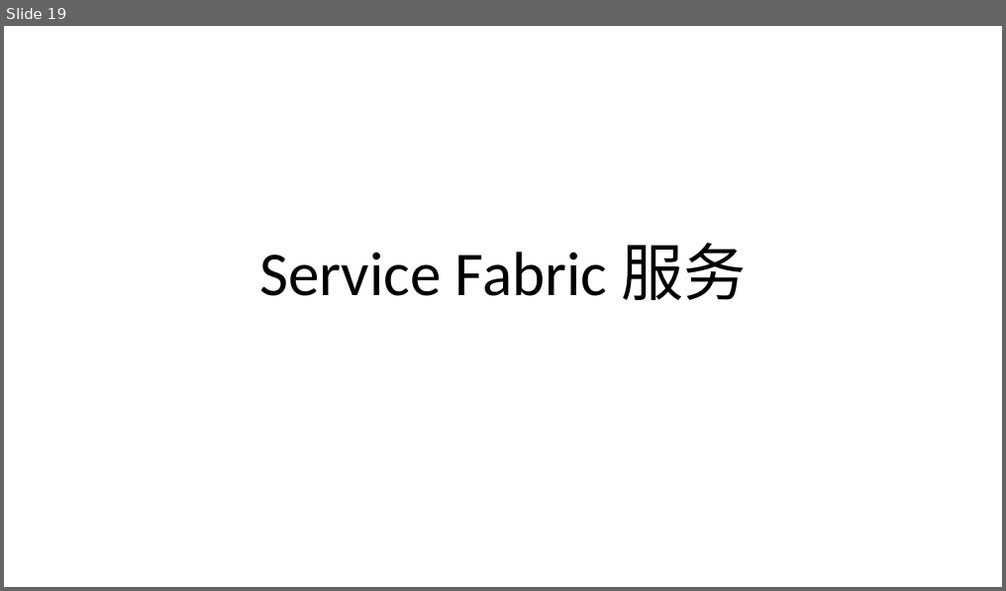
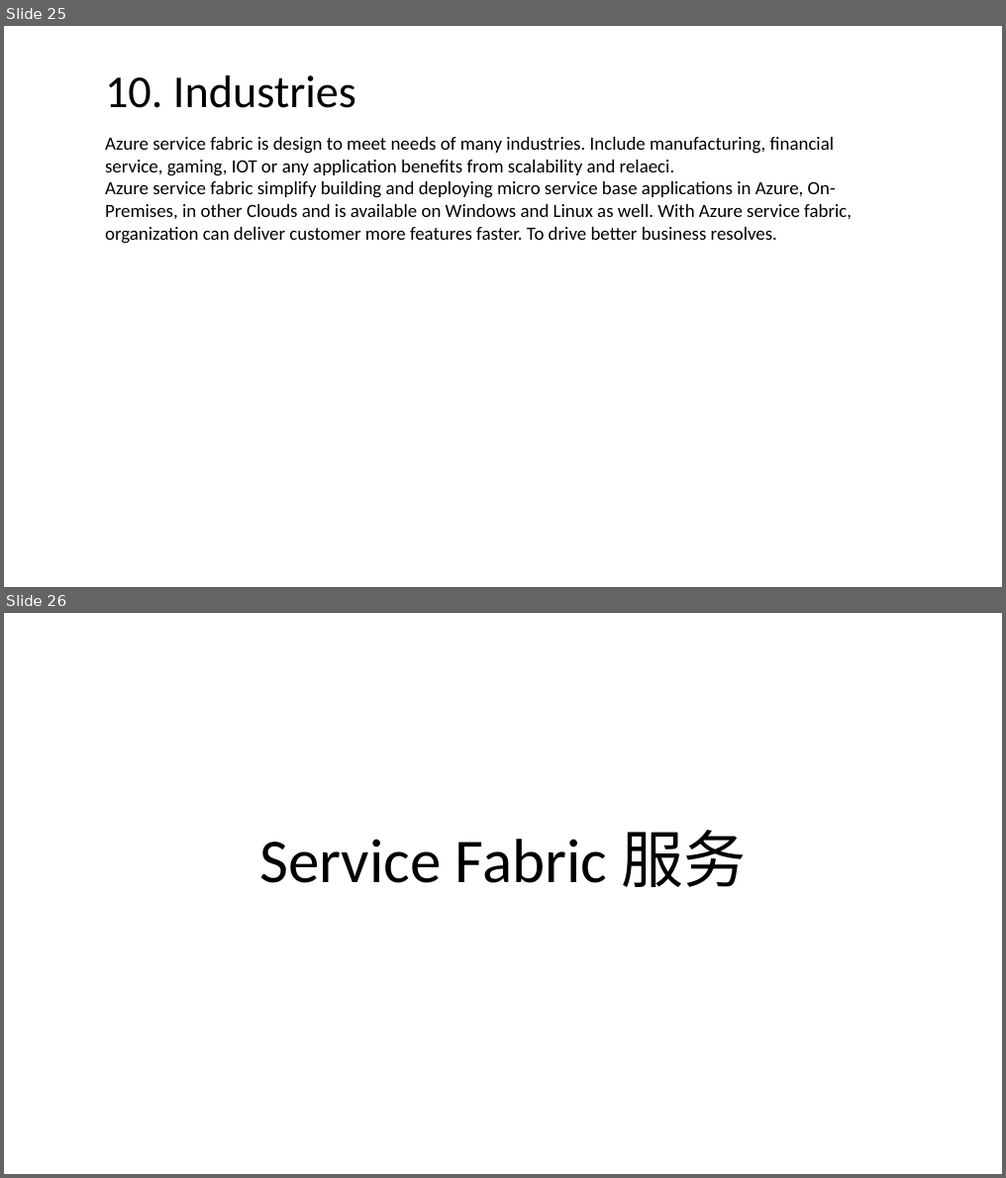
Before and after one commit to FredJiangFei/MyDocuments, a slide deck: 工作/Service Fabric/Service Fabric.pptx. Shown one above the other, each under a label of ours: slide 19 before the commit, slides 25 and 26 after it. The pictures are 1006x591 and 1006x1178 pixels, drawn with LibreOffice and Linux fonts; fonts in the diff are those of the drawing. Boxes give left, top, right and bottom in pixels: in the first picture for what was removed or moved away, otherwise in the second. Text is boxed around its words. In the diff, an @@ line names an element or a change of style, - is before the commit and + after.

```diff
--- a/工作/Service Fabric/Service Fabric.pptx
+++ b/工作/Service Fabric/Service Fabric.pptx
@@ slide 25 added at (x1=4, y1=26, x2=1002, y2=587), background #FFFFFF @@
@@ text added at (x1=105, y1=76, x2=356, y2=108), 44 pt, text #000000 @@
+10. Industries
@@ text added at (x1=105, y1=137, x2=851, y2=244), 18 pt, text #000000 @@
+Azure service fabric is design to meet needs of many industries. Include manufacturing, financial service, gaming, IOT or any application benefits from scalability and relaeci.
+Azure service fabric simplify building and deploying micro service base applications in Azure, On-Premises, in other Clouds and is available on Windows and Linux as well. With Azure service fabric, organization can deliver customer more features faster. To drive better business resolves.
@@ what was slide 19 is now slide 26 @@
```
Also in this commit, not shown: 5 slides changed, 9 other slides added, 4 slides removed, 1 other file.
